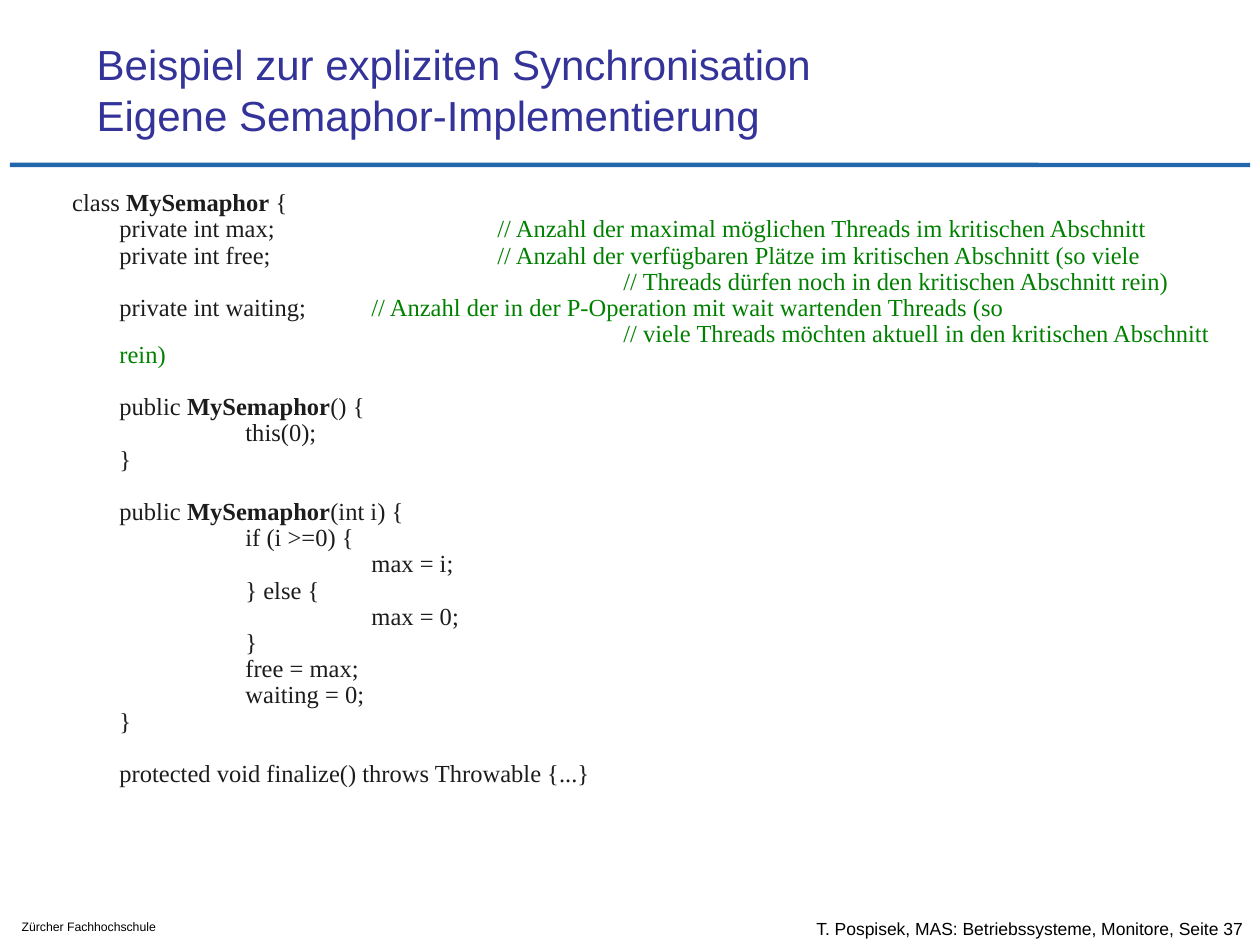
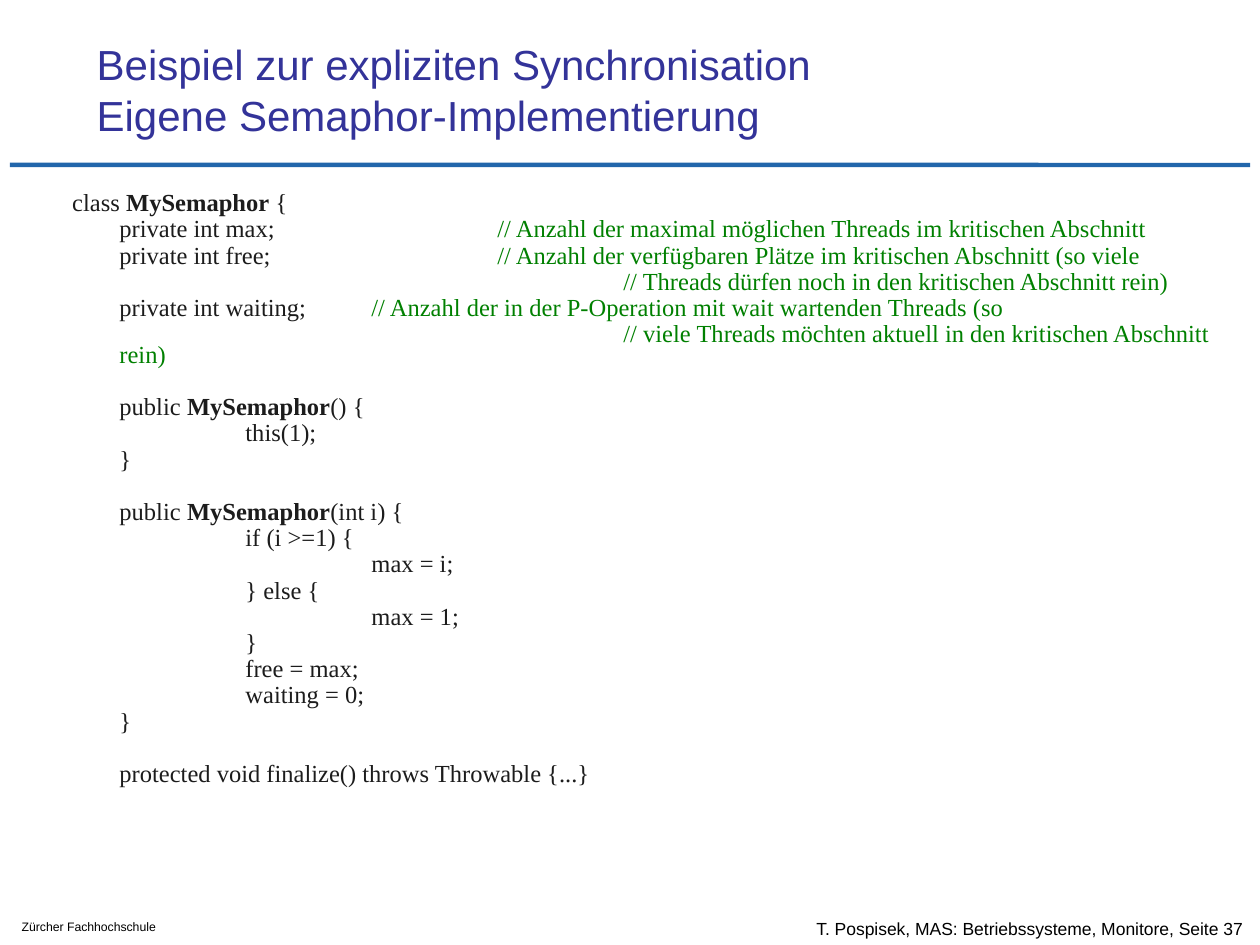
Before and after one commit to tpo/betriebssysteme, a slide deck: slide 37 of 08_Koordination_und_Synchronisation_Monitore.odp. Drawn at 1260x945 pixels with LibreOffice and Linux fonts; fonts in the diff are those of the drawing; background and template pictures are left out. Boxes give left, top, right and bottom in pixels: in the first picture for what was removed or moved away, otherwise in the second. Text is boxed around its words. In the diff, an @@ line names an element or a change of style, - is before the commit and + after.

```diff
--- a/08_Koordination_und_Synchronisation_Monitore.odp
+++ b/08_Koordination_und_Synchronisation_Monitore.odp
@@ text in rectangle at <box>245,424,316,446</box>: text changed @@
-this(0);
+this(1);
@@ text in rectangle at <box>245,528,336,551</box>: text changed @@
-if (i >=0) {
+if (i >=1) {
@@ text in rectangle at <box>371,609,459,629</box>: text changed @@
-max = 0;
+max = 1;
```
Also in this commit, not shown: 1 other file.
